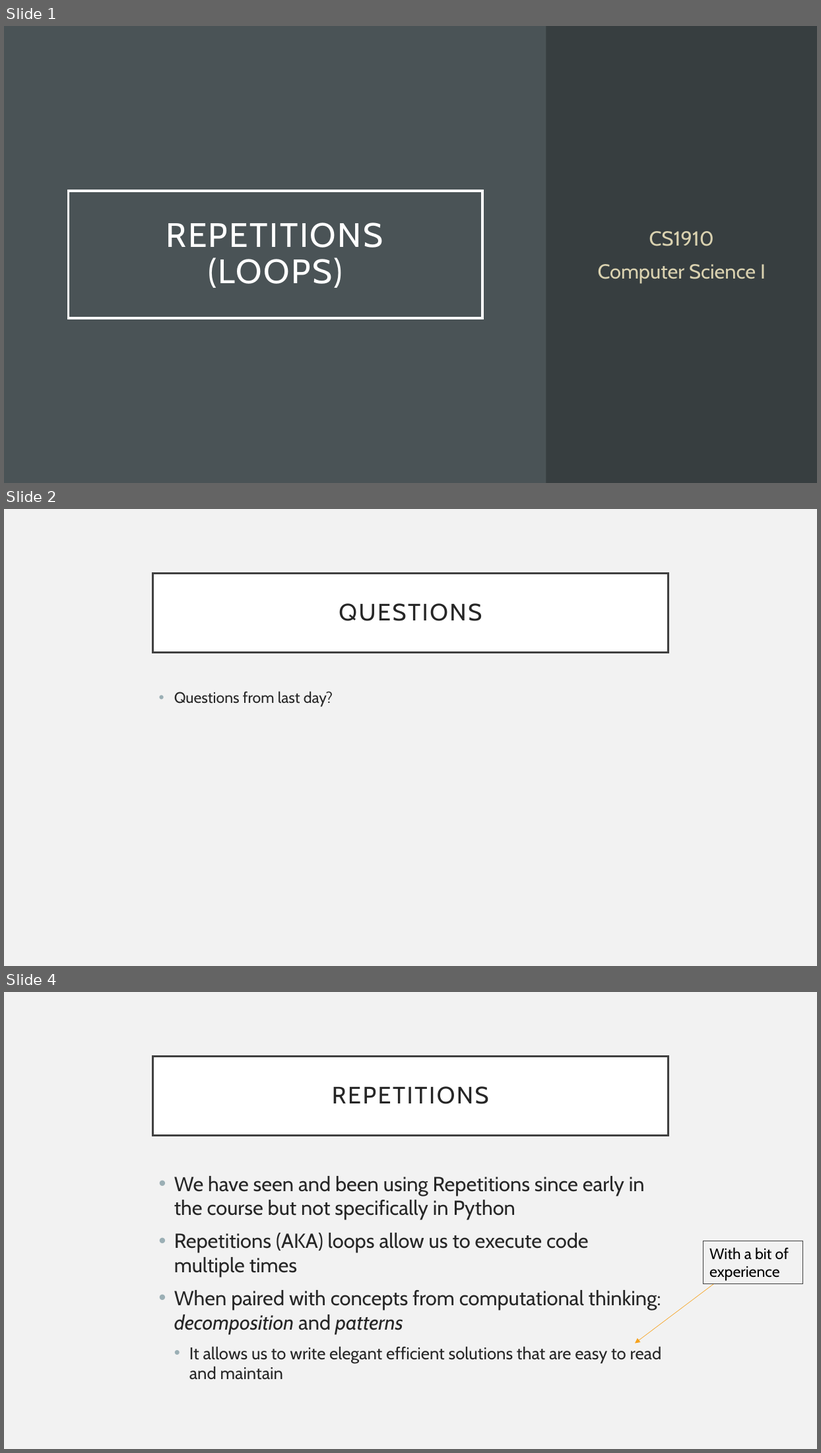
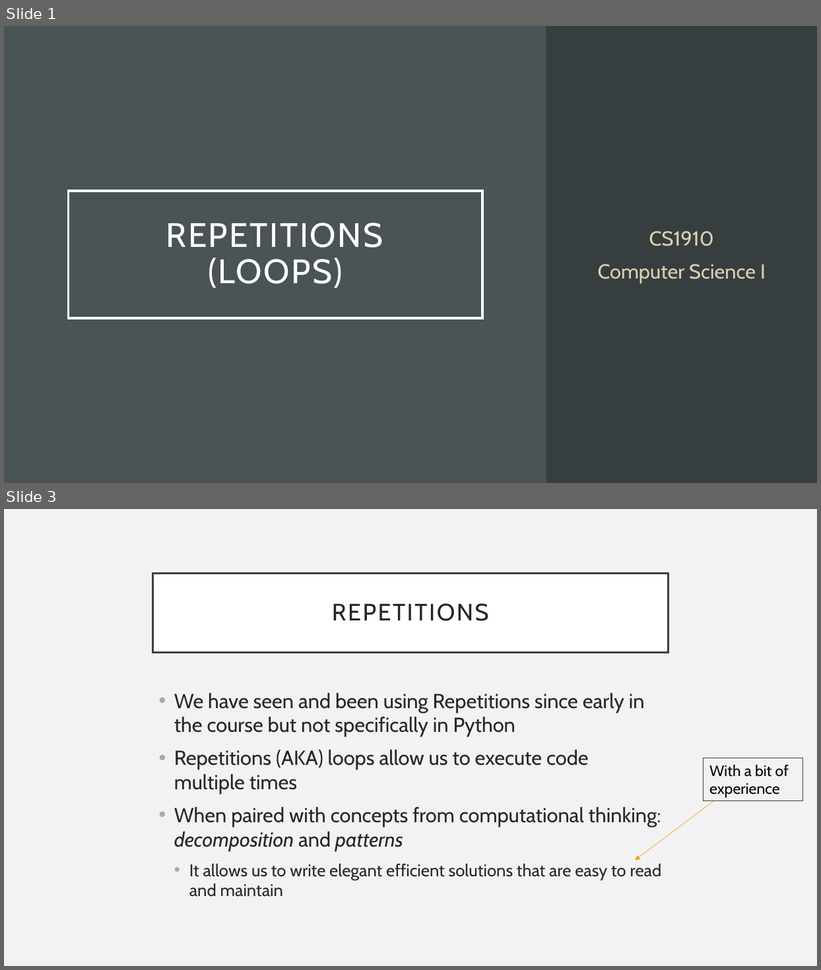
Before and after one commit to UPEI-CS/CS1910-Students, a slide deck: lectures/07-Repetitions/CS1910_Repetitions_Lecture.pptx. Shown one above the other, each under a label of ours: slides 1, 2 and 4 before the commit, slides 1 and 3 after it; the slides between them are not shown. The pictures are 821x1453 and 821x970 pixels, drawn with LibreOffice and Linux fonts; fonts in the diff are those of the drawing. Boxes give left, top, right and bottom in pixels: in the first picture for what was removed or moved away, otherwise in the second. Text is boxed around its words. In the diff, an @@ line names an element or a change of style, - is before the commit and + after.

```diff
--- a/lectures/07-Repetitions/CS1910_Repetitions_Lecture.pptx
+++ b/lectures/07-Repetitions/CS1910_Repetitions_Lecture.pptx
@@ slide 2 removed at [4,509,817,966], background #F2F2F2 @@
@@ title removed at [153,573,668,652] @@
-QUESTIONS
@@ text removed at [174,691,333,707] @@
-• Questions from last day?
@@ what was slide 4 is now slide 3 @@
```
Also in this commit, not shown: 4 slides changed, 1 other slide removed, 1 other file.
